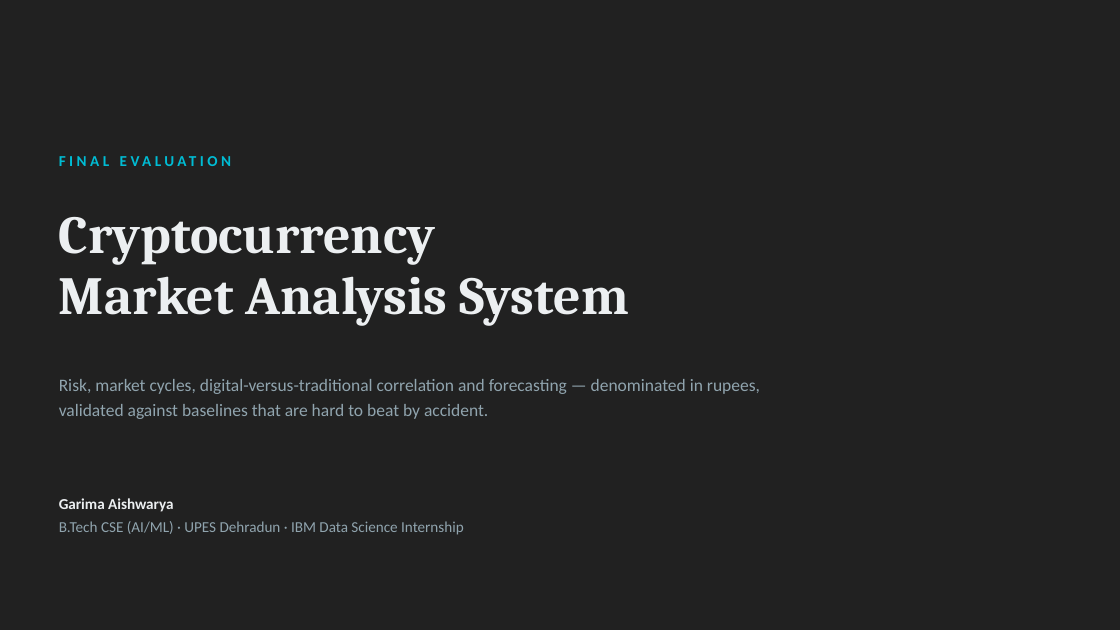
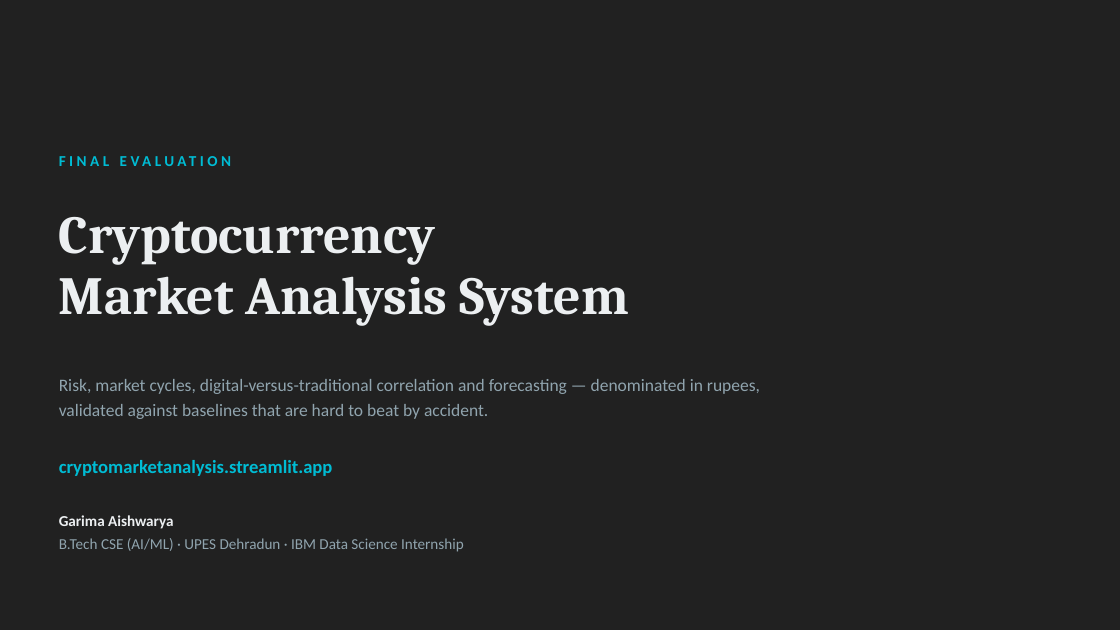
Before and after one commit to garimaaish1111/crypto-market-analysis, a slide deck: slide 1 of docs/Crypto_Market_Analysis_Final_Evaluation.pptx. Drawn at 1120x630 pixels with LibreOffice and Linux fonts; fonts in the diff are those of the drawing. Boxes give left, top, right and bottom in pixels: in the first picture for what was removed or moved away, otherwise in the second. Text is boxed around its words. In the diff, an @@ line names an element or a change of style, - is before the commit and + after.

```diff
--- a/docs/Crypto_Market_Analysis_Final_Evaluation.pptx
+++ b/docs/Crypto_Market_Analysis_Final_Evaluation.pptx
@@ text added at (59, 460, 333, 476), 16 pt, text #00BCD4, bold @@
+cryptomarketanalysis.streamlit.app
@@ text "Garima Aishwarya": place and size @@
-text "Garima Aishwarya" at (59, 498, 464, 535)
+text "Garima Aishwarya" at (59, 515, 464, 552)
```
Also in this commit, not shown: 1 other slide changed, 1 other file.
